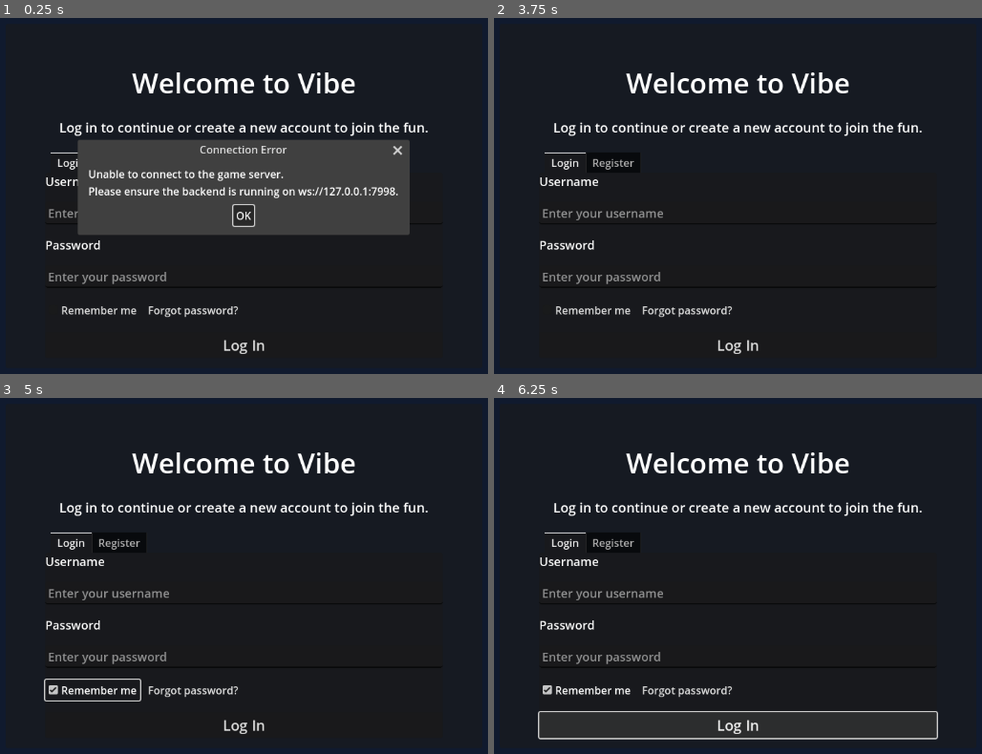
Above: before the commit, frames 1-4 (two rows, left to right).
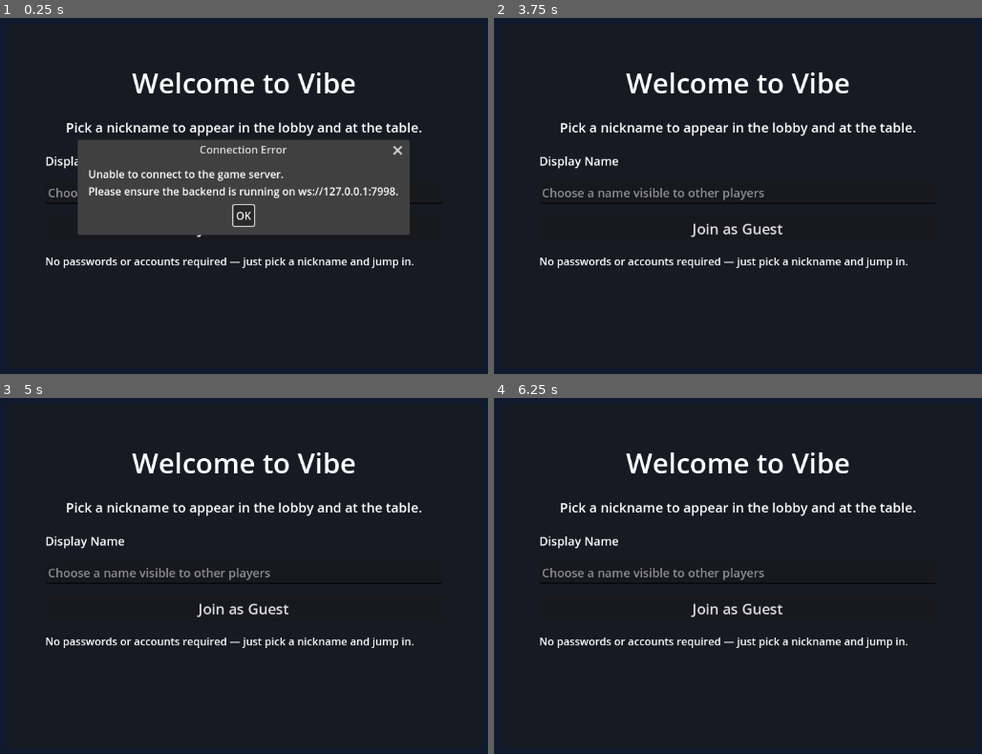
Above: after the commit, the same moments.

Repository: zt1106/vibe-baodatui2
Game: Godot game, scene res://main.tscn
Same seed, same stepped clock (60 frames per second), same inputs: the game is played once before the commit and once after it.
Inputs (mouse positions are in pixels of both pictures, inside the frame that each line leads up to):
- Up to frame 1 (0.25 s): no input
- Up to frame 2 (3.75 s): click (586, 309) at 0.5 s, where only the run before the commit has a clickable "Remember me"; click (738, 228) at 1.25 s, where only the run after the commit has a clickable "Join as Guest"; click (689, 309) at 2 s, where only the run before the commit has a clickable "Forgot password?"; click (738, 345) at 2.75 s, where only the run before the commit has a clickable "Log In"; click "OK" at 3.5 s
- Up to frame 3 (5 s): click (92, 689) at 4.25 s, where only the run before the commit has a clickable "Remember me"
- Up to frame 4 (6.25 s): click (689, 689) at 5 s, where only the run before the commit has a clickable "Forgot password?"; click (738, 725) at 5.75 s, where only the run before the commit has a clickable "Log In"

The runs differ from the first frame. In frame 1, 3.6% of the frame differs, in the area x 9-88%, y 29-95%; in frame 2, 4.8%; in frame 3, 5.1%; in frame 4, 5.9%, in the area x 9-91%, y 29-96%.

Commit message:
Refactor user management to use nickname instead of username
This update modifies the user management system to replace the concept of "username" with "nickname." The `user_register`, `user_login`, `user_get`, `user_update`, and `user_delete` handlers have been removed in favor of a single `user_set_name` handler. Corresponding changes have been made to the payload structures and the frontend UI to reflect this new approach, enhancing user experience by simplifying the naming process.

Diff:
--- a/frontend/home_page.tscn
+++ b/frontend/home_page.tscn
@@ -79,125 +79,38 @@
 
 [node name="Subtitle" type="Label" parent="CenterContainer/Panel/MarginContainer/VBox"]
 layout_mode = 2
-text = "Log in to continue or create a new account to join the fun."
+text = "Pick a nickname to appear in the lobby and at the table."
 horizontal_alignment = 1
 autowrap_mode = 2
 theme_override_font_sizes/font_size = 20
 
-[node name="TabContainer" type="TabContainer" parent="CenterContainer/Panel/MarginContainer/VBox"]
+[node name="Form" type="VBoxContainer" parent="CenterContainer/Panel/MarginContainer/VBox"]
 layout_mode = 2
 size_flags_vertical = 3
-size_flags_stretch_ratio = 1.5
-theme_override_font_sizes/tab_title_font_size = 22
-
-[node name="Login" type="VBoxContainer" parent="CenterContainer/Panel/MarginContainer/VBox/TabContainer"]
-layout_mode = 2
-offset_right = 620.0
-offset_bottom = 300.0
 theme_override_constants/separation = 18
 
-[node name="LoginUsernameLabel" type="Label" parent="CenterContainer/Panel/MarginContainer/VBox/TabContainer/Login"]
+[node name="NameLabel" type="Label" parent="CenterContainer/Panel/MarginContainer/VBox/Form"]
 layout_mode = 2
-text = "Username"
+text = "Display Name"
 theme_override_font_sizes/font_size = 18
 
-[node name="LoginUsername" type="LineEdit" parent="CenterContainer/Panel/MarginContainer/VBox/TabContainer/Login"]
+[node name="NicknameInput" type="LineEdit" parent="CenterContainer/Panel/MarginContainer/VBox/Form"]
 layout_mode = 2
-placeholder_text = "Enter your username"
-min_size = Vector2(0, 44)
+placeholder_text = "Choose a name visible to other players"
+min_size = Vector2(0, 48)
 theme_override_font_sizes/font_size = 18
 
-[node name="LoginPasswordLabel" type="Label" parent="CenterContainer/Panel/MarginContainer/VBox/TabContainer/Login"]
+[node name="JoinButton" type="Button" parent="CenterContainer/Panel/MarginContainer/VBox/Form"]
 layout_mode = 2
-text = "Password"
-theme_override_font_sizes/font_size = 18
+text = "Join as Guest"
+theme_override_font_sizes/font_size = 22
+min_size = Vector2(0, 52)
 
-[node name="LoginPassword" type="LineEdit" parent="CenterContainer/Panel/MarginContainer/VBox/TabContainer/Login"]
+[node name="Hint" type="Label" parent="CenterContainer/Panel/MarginContainer/VBox/Form"]
 layout_mode = 2
-placeholder_text = "Enter your password"
-secret = true
-min_size = Vector2(0, 44)
-theme_override_font_sizes/font_size = 18
-
-[node name="RememberContainer" type="HBoxContainer" parent="CenterContainer/Panel/MarginContainer/VBox/TabContainer/Login"]
-layout_mode = 2
-theme_override_constants/separation = 8
-
-[node name="Remember" type="CheckBox" parent="CenterContainer/Panel/MarginContainer/VBox/TabContainer/Login/RememberContainer"]
-layout_mode = 2
-text = "Remember me"
+text = "No passwords or accounts required — just pick a nickname and jump in."
+autowrap_mode = 2
 theme_override_font_sizes/font_size = 16
-
-[node name="ForgotPassword" type="Button" parent="CenterContainer/Panel/MarginContainer/VBox/TabContainer/Login/RememberContainer"]
-layout_mode = 2
-text = "Forgot password?"
-size_flags_horizontal = 1
-flat = true
-theme_override_font_sizes/font_size = 16
-
-[node name="LoginButton" type="Button" parent="CenterContainer/Panel/MarginContainer/VBox/TabContainer/Login"]
-layout_mode = 2
-text = "Log In"
-theme_override_font_sizes/font_size = 22
-min_size = Vector2(0, 48)
-
-[node name="Register" type="VBoxContainer" parent="CenterContainer/Panel/MarginContainer/VBox/TabContainer"]
-layout_mode = 2
-offset_right = 620.0
-offset_bottom = 300.0
-theme_override_constants/separation = 18
-
-[node name="RegisterUsernameLabel" type="Label" parent="CenterContainer/Panel/MarginContainer/VBox/TabContainer/Register"]
-layout_mode = 2
-text = "Username"
-theme_override_font_sizes/font_size = 18
-
-[node name="RegisterUsername" type="LineEdit" parent="CenterContainer/Panel/MarginContainer/VBox/TabContainer/Register"]
-layout_mode = 2
-placeholder_text = "Choose a username"
-min_size = Vector2(0, 44)
-theme_override_font_sizes/font_size = 18
-
-[node name="RegisterEmailLabel" type="Label" parent="CenterContainer/Panel/MarginContainer/VBox/TabContainer/Register"]
-layout_mode = 2
-text = "Email"
-theme_override_font_sizes/font_size = 18
-
-[node name="RegisterEmail" type="LineEdit" parent="CenterContainer/Panel/MarginContainer/VBox/TabContainer/Register"]
-layout_mode = 2
-placeholder_text = "name@example.com"
-min_size = Vector2(0, 44)
-theme_override_font_sizes/font_size = 18
-
-[node name="RegisterPasswordLabel" type="Label" parent="CenterContainer/Panel/MarginContainer/VBox/TabContainer/Register"]
-layout_mode = 2
-text = "Password"
-theme_override_font_sizes/font_size = 18
-
-[node name="RegisterPassword" type="LineEdit" parent="CenterContainer/Panel/MarginContainer/VBox/TabContainer/Register"]
-layout_mode = 2
-placeholder_text = "Create a password"
-secret = true
-min_size = Vector2(0, 44)
-theme_override_font_sizes/font_size = 18
-
-[node name="RegisterConfirmLabel" type="Label" parent="CenterContainer/Panel/MarginContainer/VBox/TabContainer/Register"]
-layout_mode = 2
-text = "Confirm Password"
-theme_override_font_sizes/font_size = 18
-
-[node name="RegisterConfirm" type="LineEdit" parent="CenterContainer/Panel/MarginContainer/VBox/TabContainer/Register"]
-layout_mode = 2
-placeholder_text = "Confirm your password"
-secret = true
-min_size = Vector2(0, 44)
-theme_override_font_sizes/font_size = 18
-
-[node name="RegisterButton" type="Button" parent="CenterContainer/Panel/MarginContainer/VBox/TabContainer/Register"]
-layout_mode = 2
-text = "Create Account"
-theme_override_font_sizes/font_size = 22
-min_size = Vector2(0, 48)
 
 [node name="ErrorDialog" type="AcceptDialog" parent="."]
 visible = false
Not shown, changed: backend/README.md
Not shown, changed: backend/src/app.zig
Not shown, changed: backend/src/messages.zig
Not shown, changed: backend/src/room_service.zig
Not shown, changed: backend/src/user_service.zig
